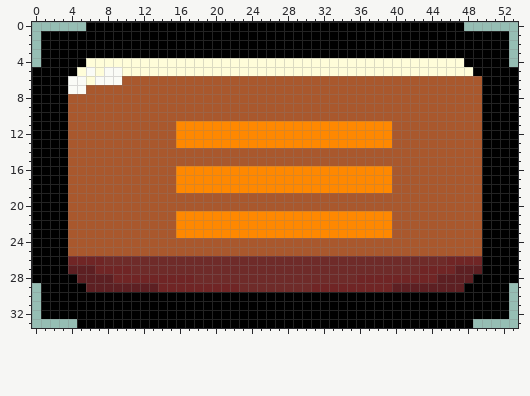
Two versions of one pixel-art file, assets/textures/gui/menuButton.aseprite. Above, as it was before the edit.
54x34 pixels, 1 frame. Colours within 5 levels of each other are drawn and written as one.
Once edited:
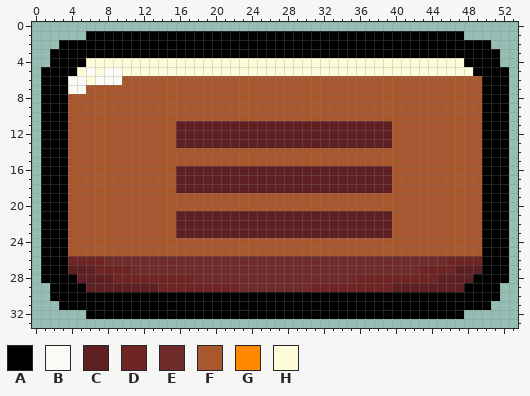
Palette (. is transparent): A #000000  B #fafbf6  C #5d1f22  D #702525  E #6f2b29  F #a9582d  G #ff8800  H #fffdd9
Change:
Colour G gives way to colour C in rows 11 to 13 at x 16 to 39; in rows 16 to 18 at x 16 to 39; in rows 21 to 23 at x 16 to 39.
The author cleared colour A in row 0 at x 6 to 47; in row 1 at x 1 to 5 and 48 to 52; in row 2 at x 1 to 2 and 51 to 52; in rows 3 to 4 at x 1 and 52; in rows 5 to 28 at x 0 and 53; in rows 29 to 30 at x 1 and 52.
The author cleared colour A in row 31 at x 1 to 2 and 51 to 52; in row 32 at x 1 to 5 and 48 to 52; in row 33 at x 5 to 48.
Boxes around the changes in both pictures, in picture pixels (x1, y1, x2, y2):
changed: (32, 22, 518, 328)
